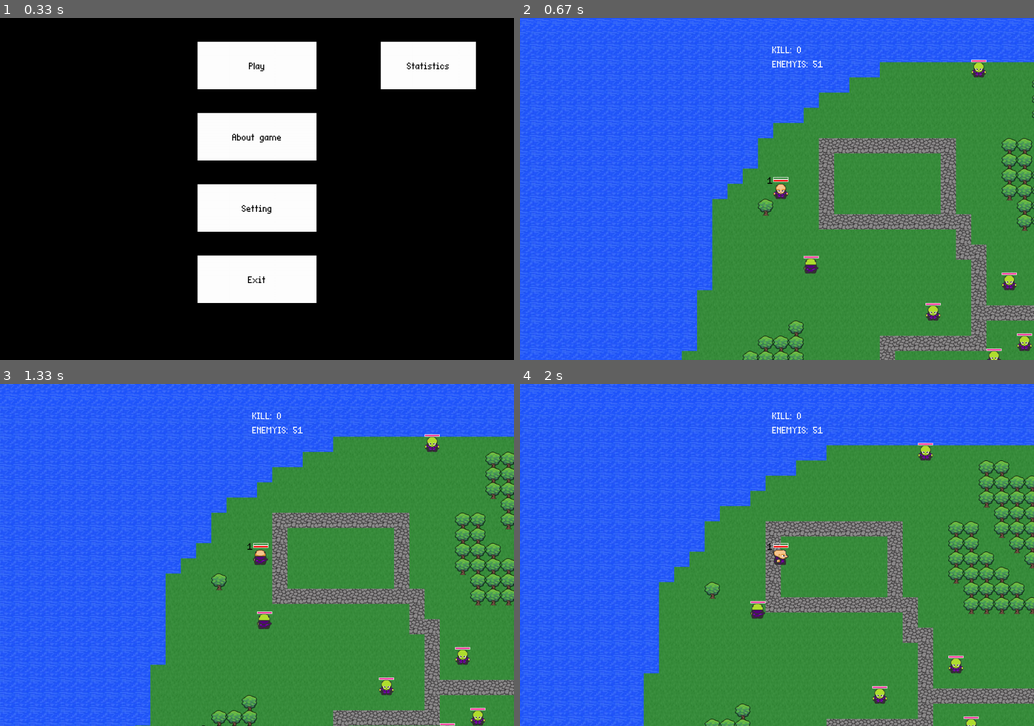
Above: before the commit, frames 1-4 (two rows, left to right).
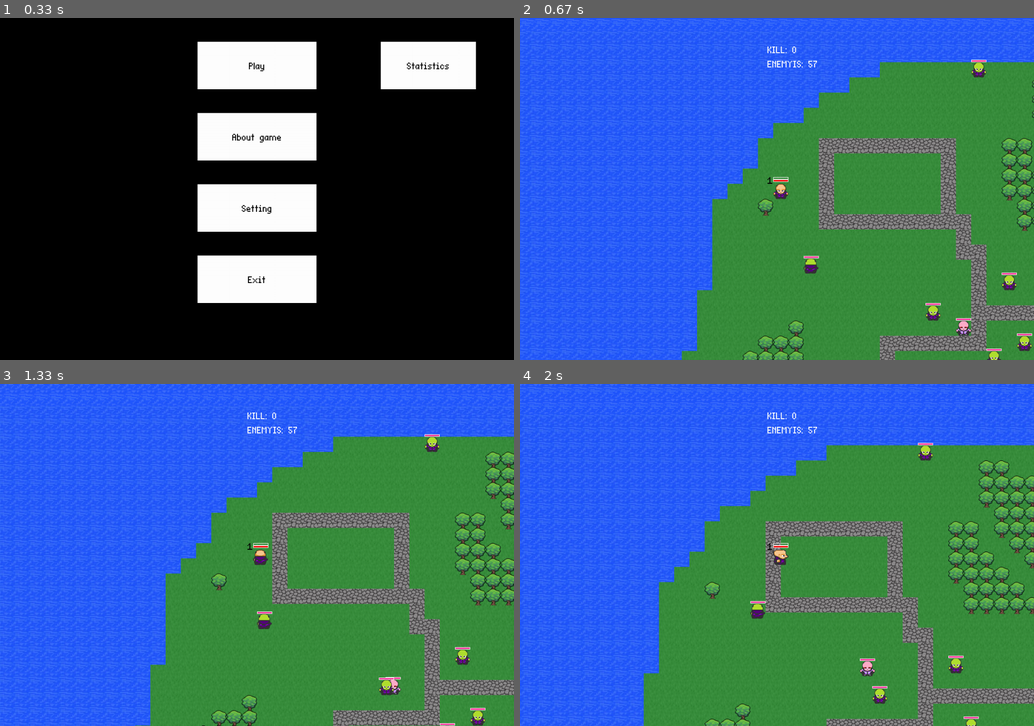
Above: after the commit, the same moments.

Repository: KrllF/PygameRPG
Game: pygame game, started from main.py
Same seed, same stepped clock (60 frames per second), same inputs: the game is played once before the commit and once after it.
Inputs (mouse positions are in pixels of both pictures, inside the frame that each line leads up to):
- Up to frame 1 (0.33 s): no input
- Up to frame 2 (0.67 s): click (777, 65) at 0.38 s
- Up to frame 3 (1.33 s): hold D 0.67-1.13 s; move the mouse to (236, 568) at 0.7 s; hold W from 1.17 s (still down)
- Up to frame 4 (2 s): release W at 1.47 s; hold D 1.5-1.97 s

Frame 1 is identical in both runs. In frame 2, 0.3% of the frame differs, in the area x 48-88%, y 8-93%; in frame 3, 0.2%; in frame 4, 0.3%, in the area x 48-70%, y 8-86%.

Commit message:
little_fix and clean_repository

Diff:
--- a/UI.py
+++ b/UI.py
@@ -17,11 +17,11 @@
 
         # upgrade menu
         self.health_image1 = pygame.transform.scale(
-            pygame.image.load('images/health.jpg').convert_alpha(), (200, 250))
-        self.speed_image = pygame.transform.scale(pygame.image.load('images/speed.png').convert_alpha(),
+            pygame.image.load('images/skill_upgrade/health.jpg').convert_alpha(), (200, 250))
+        self.speed_image = pygame.transform.scale(pygame.image.load('images/skill_upgrade/speed.png').convert_alpha(),
                                                   (200, 250))
         self.damage_image = pygame.transform.scale(
-            pygame.image.load('images/damage.png').convert_alpha(), (200, 250))
+            pygame.image.load('images/skill_upgrade/damage.png').convert_alpha(), (200, 250))
 
         self.health_image_rect = self.health_image1.get_rect(topleft=(250, 200))
         self.damage_image_rect = self.damage_image.get_rect(topleft=(650, 200))
@@ -44,11 +44,11 @@
 
     def draw_kill_for_session(self):
         self.player.game.screen.blit(self.font.render("KILL: " + str(self.player.kill_for_session), True, 'WHITE'),
-                                     (SIZE[0] // 2 - 10, 50))
+                                     (SIZE[0] // 2 - 20, 50))
 
     def draw_number_of_enemy(self):
         self.player.game.screen.blit(self.font.render("ENEMYIS: " + str(len(self.player.game.enemies)), True, 'WHITE'),
-                                     (SIZE[0] // 2 - 10, 80))
+                                     (SIZE[0] // 2 - 20, 80))
 
     def create_buttons_upgrade(self):
         for i in range(3):
@@ -120,7 +120,8 @@
 class Button_and_name(pygame.sprite.Sprite):
     def __init__(self, pos, characteristic_name):
         super().__init__()
-        self.image = pygame.transform.scale(pygame.image.load('images/button_for_upgrade.png').convert_alpha(),
+        self.image = pygame.transform.scale(pygame.image.load(
+            'images/skill_upgrade/button_for_upgrade.png').convert_alpha(),
                                             (200, 150))
         self.rect = self.image.get_rect(topleft=pos)
         self.characteristic_name = characteristic_name
--- a/collision.py
+++ b/collision.py
@@ -4,13 +4,13 @@
 
 
 class Spritesheet:
-    def __init__(self, file):
+    def __init__(self, file, color):
         self.sheet = pygame.image.load(file).convert()
-
+        self.color = color
     def get_sprite(self, pos, width, height):
         sprite = pygame.Surface([width, height])
         sprite.blit(self.sheet, (0, 0), (pos[0], pos[1], width, height))
-        sprite.set_colorkey(BLACK)
+        sprite.set_colorkey(self.color)
         return sprite
 
 
@@ -32,7 +32,7 @@
         self.width = TILESIZE
         self.height = TILESIZE
 
-        self.image = pygame.image.load('images/img.png').convert_alpha()
+        self.image = pygame.image.load('images/map/img.png').convert_alpha()
         self.rect = self.image.get_rect()
         self.rect.x = self.x
         self.rect.y = self.y
--- a/config.py
+++ b/config.py
@@ -38,10 +38,10 @@
 robber_xp = 1
 robber_damage = 20
 
-robber_boss_hp = 300
+robber_boss_hp = 100
 robber_boss_xp = 1
 robber_boss_damage = 35
-robber_boss_speed = 1
+robber_boss_speed = 2
 
 enemy_weapon_cooldown = 1500
 blindtime_robber = 600
--- a/enemy.py
+++ b/enemy.py
@@ -3,7 +3,6 @@
 import random
 from config import *
 from weapon import Weapon_for_enemyis
-
 
 
 class robber(pygame.sprite.Sprite):
@@ -25,7 +24,7 @@
         self.damage = 20
         self.attack_time = 0
 
-        self.characteristics = {'health': self.maximum_hp, 'speed': self.speed, 'damage': self.damage }
+        self.characteristics = {'health': self.maximum_hp, 'speed': self.speed, 'damage': self.damage}
 
         self.health_ratio = self.characteristics['health'] / self.health_bar_length
 
@@ -45,7 +44,6 @@
         self.enemy_blinding = False
         self.blinding_time = -10000
 
-
         self.direction = [0, 0]
         self.view = [0, 0]
         self.direction_vector = [0, 0]
@@ -117,7 +115,7 @@
     def field_of_vision(self, player):
         distance = math.sqrt(
             (player.rect.centerx - self.rect.centerx) ** 2 + (player.rect.centery - self.rect.centery) ** 2)
-        if distance < 10* TILESIZE:
+        if distance < 10 * TILESIZE:
             return True
         else:
             return False
@@ -209,9 +207,8 @@
         self.robber_animation()
 
 
-class Robber_boss(pygame.sprite.Sprite):
+class Robber_boss(robber):
     def __init__(self, game, pos):
-        self.game = game
         self.game = game
         self._layer = ENEMY_LAYER
 
@@ -221,7 +218,17 @@
         self.maximum_hp = robber_boss_hp
         self.current_hp = robber_boss_hp
         self.health_bar_length = 32
-        self.health_ratio = self.maximum_hp / self.health_bar_length
+
+        self.speed = robber_boss_speed
+
+        self.attack = pygame.sprite.LayeredUpdates()
+        self.can_attack = False
+        self.damage = robber_boss_damage
+        self.attack_time = 0
+
+        self.characteristics = {'health': self.maximum_hp, 'speed': self.speed, 'damage': self.damage}
+
+        self.health_ratio = self.characteristics['health'] / self.health_bar_length
 
         self.groups = self.game.all_sprites, self.game.enemies
         pygame.sprite.Sprite.__init__(self, self.groups)
@@ -231,7 +238,7 @@
         self.width = TILESIZE
         self.height = TILESIZE
 
-        self.image = pygame.Surface((32, 32))
+        self.image = self.game.enemy_boss_spritesheet.get_sprite((0, 0), self.width, self.height, )
         self.rect = self.image.get_rect()
         self.rect.x = self.x
         self.rect.y = self.y
@@ -239,36 +246,29 @@
         self.enemy_blinding = False
         self.blinding_time = -10000
 
-        self.attack = pygame.sprite.LayeredUpdates()
-        self.can_attack = False
-        self.damage = 35
-        self.attack_time = 0
-
         self.direction = [0, 0]
         self.view = [0, 0]
         self.direction_vector = [0, 0]
 
-        self.speed = robber_boss_speed
-
-    def robber_boss_animation(self):
-        down_animations = [self.game.enemy_spritesheet.get_sprite((3, 2), self.width, self.height),
-                           self.game.enemy_spritesheet.get_sprite((35, 2), self.width, self.height),
-                           self.game.enemy_spritesheet.get_sprite((68, 2), self.width, self.height)]
-
-        up_animations = [self.game.enemy_spritesheet.get_sprite((3, 34), self.width, self.height),
-                         self.game.enemy_spritesheet.get_sprite((35, 34), self.width, self.height),
-                         self.game.enemy_spritesheet.get_sprite((68, 34), self.width, self.height)]
-
-        left_animations = [self.game.enemy_spritesheet.get_sprite((3, 98), self.width, self.height),
-                           self.game.enemy_spritesheet.get_sprite((35, 98), self.width, self.height),
-                           self.game.enemy_spritesheet.get_sprite((68, 98), self.width, self.height)]
-
-        right_animations = [self.game.enemy_spritesheet.get_sprite((3, 66), self.width, self.height),
-                            self.game.enemy_spritesheet.get_sprite((35, 66), self.width, self.height),
-                            self.game.enemy_spritesheet.get_sprite((68, 66), self.width, self.height)]
+    def robber_animation(self):
+        down_animations = [self.game.enemy_boss_spritesheet.get_sprite((3, 2), self.width, self.height),
+                           self.game.enemy_boss_spritesheet.get_sprite((35, 2), self.width, self.height),
+                           self.game.enemy_boss_spritesheet.get_sprite((68, 2), self.width, self.height)]
+
+        up_animations = [self.game.enemy_boss_spritesheet.get_sprite((3, 34), self.width, self.height),
+                         self.game.enemy_boss_spritesheet.get_sprite((35, 34), self.width, self.height),
+                         self.game.enemy_boss_spritesheet.get_sprite((68, 34), self.width, self.height)]
+
+        left_animations = [self.game.enemy_boss_spritesheet.get_sprite((3, 98), self.width, self.height),
+                           self.game.enemy_boss_spritesheet.get_sprite((35, 98), self.width, self.height),
+                           self.game.enemy_boss_spritesheet.get_sprite((68, 98), self.width, self.height)]
+
+        right_animations = [self.game.enemy_boss_spritesheet.get_sprite((3, 66), self.width, self.height),
+                            self.game.enemy_boss_spritesheet.get_sprite((35, 66), self.width, self.height),
+                            self.game.enemy_boss_spritesheet.get_sprite((68, 66), self.width, self.height)]
 
         if self.view[0] == 0 and self.view[1] == 0:
-            self.image = self.game.enemy_spritesheet.get_sprite((3, 2), self.width, self.height)
+            self.image = self.game.enemy_boss_spritesheet.get_sprite((3, 2), self.width, self.height)
 
         if self.view[0] == 0 and self.view[1] == 1:
             self.image = down_animations[0]
@@ -300,7 +300,7 @@
 
         if self.view[0] == 0 and self.view[1] == 1 and (
                 self.direction_vector[0] == 0 and self.direction_vector[1] == 0):
-            self.image = self.game.enemy_spritesheet.get_sprite((3, 2), self.width, self.height)
+            self.image = self.game.enemy_boss_spritesheet.get_sprite((3, 2), self.width, self.height)
 
         if self.view[0] == 0 and self.view[1] == -1 and (
                 self.direction_vector[0] == 0 and self.direction_vector[1] == 0):
@@ -317,85 +317,7 @@
     def field_of_vision(self, player):
         distance = math.sqrt(
             (player.rect.centerx - self.rect.centerx) ** 2 + (player.rect.centery - self.rect.centery) ** 2)
-        if distance < 5 * TILESIZE:
+        if distance < 15 * TILESIZE:
             return True
         else:
             return False
-
-    def attack_boss_checker(self):
-        if pygame.time.get_ticks() - self.attack_time > enemy_weapon_cooldown:
-            self.can_attack = True
-            return True
-        else:
-            self.can_attack = False
-            return False
-
-    def robber_boss_movements(self):
-        if pygame.time.get_ticks() - self.blinding_time > 1500:
-            self.blinding_time = False
-            self.cooldown_check = False
-            for player in self.game.players:
-                dist = math.sqrt(
-                    (player.rect.centerx - self.rect.centerx) ** 2 + (player.rect.centery - self.rect.centery) ** 2)
-                if self.field_of_vision(player):
-                    self.direction_vector = [player.rect.centerx - self.rect.centerx,
-                                             player.rect.centery - self.rect.centery]
-                else:
-                    self.direction_vector = [0, 0]
-
-                length = math.sqrt(self.direction_vector[0] ** 2 + self.direction_vector[1] ** 2)
-                if length != 0:
-                    self.direction_vector[0] /= length
-                    self.direction_vector[1] /= length
-                    self.view[0] = round(self.direction_vector[0])
-                    self.view[1] = round(self.direction_vector[1])
-                    self.direction_vector[0] = round(self.direction_vector[0], 1)
-                    self.direction_vector[1] = round(self.direction_vector[1], 1)
-                if dist > TILESIZE:
-                    self.rect.centerx += self.direction_vector[0] * self.speed
-                    self.rect.centery += self.direction_vector[1] * self.speed
-                else:
-                    if self.attack_boss_checker():
-                        self.attack_time = pygame.time.get_ticks()
-                        Weapon_for_enemyis(self.game, self, (self.x, self.y))
-
-        else:
-            self.view = [0, 0]
-            self.cooldown_check = True
-            self.direction_vector = [0, 0]
-
-    def robber_boss_collide(self):
-        hits = pygame.sprite.spritecollide(self, self.game.enemies, False)
-        for collided_sprite in hits:
-            if collided_sprite == self:
-                hits.remove(collided_sprite)
-
-        if not hits:
-            self.oldX = self.rect.centerx
-            self.oldY = self.rect.centery
-        if hits:
-            self.rect.centerx = self.oldX
-            self.rect.centery = self.oldY
-
-    def robber_boss_death(self):
-        if self.current_hp <= 0:
-            self.kill()
-
-    def health_bar(self):
-        pygame.draw.rect(self.game.screen, (255, 51, 153),
-                         (self.rect.topleft[0], self.rect.topleft[1] - 5, self.current_hp / self.health_ratio, 5))
-        pygame.draw.rect(self.game.screen, (255, 255, 255),
-                         (self.rect.topleft[0], self.rect.topleft[1] - 5, self.characteristic['health'] / self.health_ratio, 5), True)
-
-    def regeneration(self):
-        if self.current_hp < self.characteristics['health']:
-            self.current_hp += 0.001 * self.characteristics['health']
-        if self.current_hp > self.characteristics['health']:
-            self.current_hp = self.characteristics['health']
-
-    def update(self):
-        self.health_bar()
-        self.regeneration()
-        self.robber_boss_death()
-        self.robber_boss_movements()
-#       self.robber_animation()
--- a/main.py
+++ b/main.py
@@ -25,18 +25,17 @@
         self.running = True
         self.start_game_time = None
         self.end_game_time = None
-        self.character_spritesheet = Spritesheet("images/character.png")
-        self.terrain_spritesheet = Spritesheet("images/terrain.png")
-        self.enemy_spritesheet = Spritesheet("images/enemy.png")
-
+        self.character_spritesheet = Spritesheet("images/character.png", "BLACK")
+        self.enemy_spritesheet = Spritesheet("images/enemy.png", "BLACK")
+        self.enemy_boss_spritesheet = Spritesheet("images/enemy_boss.png", "WHITE")
         self.font = pygame.font.Font('fonts/EightBits.ttf', 32)
         self.font1 = pygame.font.Font('fonts/EightBits.ttf', 64)
 
         # map
 
-        self.floor_surface = pygame.image.load('images/map_bg.png').convert()
+        self.floor_surface = pygame.image.load('images/map/map_bg.png').convert()
         self.floor_rect = self.floor_surface.get_rect(topleft=(0, 0))
-        self.floor_fix = pygame.image.load('images/mapс.png').convert()
+        self.floor_fix = pygame.image.load('images/map/mapс.png').convert()
         self.floor_fix_rect = self.floor_fix.get_rect(topleft=(-500, -500))
 
     def create_map(self):
@@ -53,11 +52,10 @@
                             BLOCK(self, pos, 'tree')
 
                         elif index == 2:
-
                             robber(self, pos)
-                            pass
+
                         if index == 3:
-                            # bosses
+                            Robber_boss(self, pos)
                             pass
 
     def new_game(self):
@@ -94,6 +92,8 @@
                 key=lambda sprite: sprite.rect.centery):
             offset_of_sprite = sprite.rect.topleft - offset
             if type(sprite).__name__ == "robber":
+                sprite.health_bar(offset)
+            if type(sprite).__name__ == "Robber_boss":
                 sprite.health_bar(offset)
 
             self.screen.blit(sprite.image, offset_of_sprite)
@@ -152,7 +152,6 @@
                 if event.type == pygame.QUIT:
                     pygame.quit()
                     sys.exit()
-
             if restart_buttom.is_pressed(mouse_pos, events):
                 update_number_of_attempts(1)
 
--- a/weapon.py
+++ b/weapon.py
@@ -6,10 +6,10 @@
 
 class Weapon_for_players(pygame.sprite.Sprite):
     def __init__(self, game, player, pos):
-        self.sword_up_images = [pygame.image.load("images/sword_up.png")]
-        self.sword_down_images = [pygame.image.load("images/sword_down.png")]
-        self.sword_left_images = [pygame.image.load("images/sword_left.png")]
-        self.sword_right_images = [pygame.image.load("images/sword_right.png")]
+        self.sword_up_images = [pygame.image.load("images/sword/sword_up.png")]
+        self.sword_down_images = [pygame.image.load("images/sword/sword_down.png")]
+        self.sword_left_images = [pygame.image.load("images/sword/sword_left.png")]
+        self.sword_right_images = [pygame.image.load("images/sword/sword_right.png")]
 
         self.game = game
         self.player = player
@@ -21,10 +21,10 @@
         self.x = pos[0]
         self.y = pos[1]
 
-        self.image_up = pygame.image.load("images/sword_up.png")
-        self.image_down = pygame.image.load("images/sword_down.png")
-        self.image_left = pygame.image.load("images/sword_left.png")
-        self.image_right = pygame.image.load("images/sword_right.png")
+        self.image_up = pygame.image.load("images/sword/sword_up.png")
+        self.image_down = pygame.image.load("images/sword/sword_down.png")
+        self.image_left = pygame.image.load("images/sword/sword_left.png")
+        self.image_right = pygame.image.load("images/sword/sword_right.png")
         self.image = self.image_down
         self.rect = self.image.get_rect(center=player.rect.center)
 
@@ -71,20 +71,33 @@
                         self.player.exp += randint(80, 100)
                         self.player.kill_for_session += 1
                         for enemy in self.game.enemies:
-                            enemy.characteristics['damage'] *= 1.10
-                            enemy.characteristics['health'] *= 1.10
-                            enemy.characteristics['speed'] *= 1.05
+                            if type(enemy).__name__ == "robber":
+                                enemy.characteristics['damage'] *= 1.10
+                                enemy.characteristics['health'] *= 1.10
+                                enemy.characteristics['speed'] *= 1.05
+                            else:
+                                enemy.characteristics['damage'] *= 1.05
+                                enemy.characteristics['health'] *= 1.05
+                                enemy.characteristics['speed'] *= 1.01
                     else:
                         enemy.current_hp -= self.player.characteristics['damage']
 
                 if type(enemy).__name__ == "Robber_boss":
                     if enemy.current_hp - self.player.characteristics['damage'] <= 0:
-                        self.player.exp += 200
+                        enemy.current_hp -= self.player.characteristics['damage']
+                        self.player.exp += 300
                         self.player.kill_for_session += 1
                         for enemy in self.game.enemies:
-                            enemy.characteristics['damage'] *= 1.05
-                            enemy.characteristics['health'] *= 1.10
-                            enemy.characteristics['speed'] *= 1.05
+                            if type(enemy).__name__ == "robber":
+                                enemy.characteristics['damage'] *= 1.10
+                                enemy.characteristics['health'] *= 1.10
+                                enemy.characteristics['speed'] *= 1.05
+                            else:
+                                enemy.characteristics['damage'] *= 1.05
+                                enemy.characteristics['health'] *= 1.05
+                                enemy.characteristics['speed'] *= 1.01
+                    else:
+                        enemy.current_hp -= self.player.characteristics['damage']
 
                 enemy.enemy_blinding = True
                 enemy.blinding_time = pygame.time.get_ticks()
@@ -111,10 +124,10 @@
 
 class Weapon_for_enemyis(Weapon_for_players):
     def __init__(self, game, robber, pos):
-        self.sword_up_images = [pygame.image.load("images/sword_up.png")]
-        self.sword_down_images = [pygame.image.load("images/sword_down.png")]
-        self.sword_left_images = [pygame.image.load("images/sword_left.png")]
-        self.sword_right_images = [pygame.image.load("images/sword_right.png")]
+        self.sword_up_images = [pygame.image.load("images/sword/sword_up.png")]
+        self.sword_down_images = [pygame.image.load("images/sword/sword_down.png")]
+        self.sword_left_images = [pygame.image.load("images/sword/sword_left.png")]
+        self.sword_right_images = [pygame.image.load("images/sword/sword_right.png")]
 
         self.game = game
         self.robber = robber
@@ -126,10 +139,10 @@
         self.x = pos[0]
         self.y = pos[1]
 
-        self.image_up = pygame.image.load("images/sword_up.png")
-        self.image_down = pygame.image.load("images/sword_down.png")
-        self.image_left = pygame.image.load("images/sword_left.png")
-        self.image_right = pygame.image.load("images/sword_right.png")
+        self.image_up = pygame.image.load("images/sword/sword_up.png")
+        self.image_down = pygame.image.load("images/sword/sword_down.png")
+        self.image_left = pygame.image.load("images/sword/sword_left.png")
+        self.image_right = pygame.image.load("images/sword/sword_right.png")
         self.image = self.image_down
         self.rect = self.image.get_rect(center=self.robber.rect.center)
 
@@ -191,3 +204,44 @@
             self.animation_frames_completed = True
         elif self.animation_frames_completed:
             self.kill()
+
+class Weapon_for_enemyis_boss(Weapon_for_enemyis):
+    def __init__(self, game, robber, pos):
+        self.sword_up_images = [pygame.image.load("images/sword/sword_up.png")]
+        self.sword_down_images = [pygame.image.load("images/sword/sword_down.png")]
+        self.sword_left_images = [pygame.image.load("images/sword/sword_left.png")]
+        self.sword_right_images = [pygame.image.load("images/sword/sword_right.png")]
+
+        self.game = game
+        self.robber = robber
+        self._layer = PLAYER_LAYER
+        self.loop = 1
+
+        self.groups = self.game.all_sprites
+        pygame.sprite.Sprite.__init__(self, self.groups)
+        self.x = pos[0]
+        self.y = pos[1]
+
+        self.image_up = pygame.image.load("images/sword/sword_up.png")
+        self.image_down = pygame.image.load("images/sword/sword_down.png")
+        self.image_left = pygame.image.load("images/sword/sword_left.png")
+        self.image_right = pygame.image.load("images/sword/sword_right.png")
+        self.image = self.image_down
+        self.rect = self.image.get_rect(center=self.robber.rect.center)
+
+        self.players_hit = set()
+
+        self.animation_frames = {
+            (0, -1): self.image_up,
+            (1, -1): self.image_up,
+            (-1, 1): self.image_down,
+            (0, 1): self.image_down,
+            (1, 0): self.image_right,
+            (1, 1): self.image_right,
+            (-1, -1): self.image_left,
+            (-1, 0): self.image_left
+        }
+        self.animation_delay = 10
+        self.animation_timer = self.animation_delay
+        self.animation_frames_completed = False
+        self.damage_bool = False
Binary file removed: images/00.jpg
Binary file removed: images/11.jpg
Binary file removed: images/22.jpg
Binary file removed: images/attack.png
Binary file added: images/enemy_boss.png
Binary file removed: images/gameover.png
Binary file removed: images/introbackground.png
Renamed: images/img.png -> images/map/img.png
Renamed: images/map_bg.png -> images/map/map_bg.png
Renamed: images/mapс.png -> images/map/mapс.png
Renamed: images/road.jpg -> images/map/road.jpg
Binary file removed: images/single.png
(and 9 more such lines)
